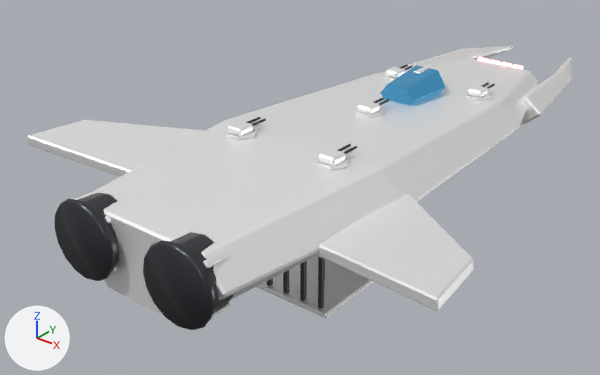
Two versions of the glTF model public/models/ships/gonchaya.glb, one commit apart.
Camera for both pictures: a 50 mm camera at (1.24, -1.94, 0.94) aimed at (-0.19, -0.16, -0.17). The lights are fixed; the arrows at lower left show +X, +Y and +Z. The picture after the commit comes second. Where no turn or scale is listed for an object, it has been applied to the vertices.

The scene before the commit, as lines of its bpy script (objects in view):
```python
me_кожух_дюзы = bpy.data.meshes.new('Кожух_дюзы')
me_кожух_дюзы.from_pydata(...)  # 80 vertices, 156 faces; spans x -1.0..1.0, y -0.65..0.65, z -1.0..1.0
me_кожух_дюзы.materials.append(mat_dark)  # dark grey #4b4d52
me_крыло = bpy.data.meshes.new('Крыло')
me_крыло.from_pydata(...)  # 24 vertices, 44 faces; spans x -0.17..0.17, y -0.213..0.213, z -0.035..0.035
me_крыло.materials.append(mat_hull2)  # white #ffffff
me_крыло_001 = bpy.data.meshes.new('Крыло.001')
me_крыло_001.from_pydata(...)  # 24 vertices, 44 faces; spans x -0.17..0.17, y -0.213..0.213, z -0.035..0.035
me_крыло_001.materials.append(mat_hull2)  # white #ffffff
ob_кожух_дюзы = bpy.data.objects.new('Кожух_дюзы', me_кожух_дюзы)
ob_кожух_дюзы.location = (0.15, -0.92, 0.02)
ob_кожух_дюзы.scale = (0.1, 0.1, 0.1)
ob_крыло = bpy.data.objects.new('Крыло', me_крыло)
ob_крыло.location = (0.467, -0.566, 0.051)
ob_крыло_001 = bpy.data.objects.new('Крыло.001', me_крыло_001)
ob_крыло_001.location = (-0.467, -0.566, 0.051)
# also in view: 'Жвало' at (0.2, 0.78, 0.0); 'Корпус' at (0.0, -0.1, -0.01); 'Жвало.001' at (-0.2, 0.78, 0.0); 'Рама_клетки' at (0.0, -0.3, -0.33); 'Кожух_дюзы.001' at (-0.15, -0.92, 0.02)
```
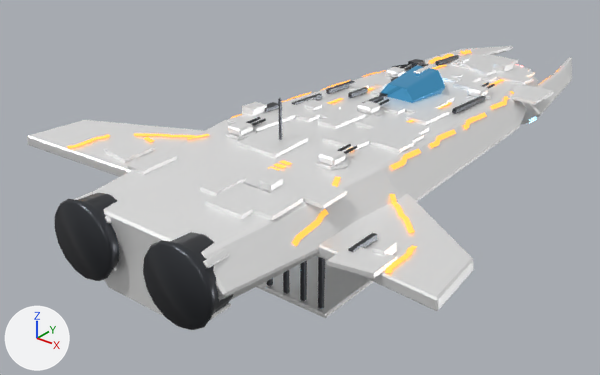
Not visible in the pictures: 'Решётки'.

Scene script edits in JSON lines:
```json
{"op": "add", "block": "mat_vent", "code": ["mat_vent = principled_material('vent')", "mat_vent.base_color = (0.05, 0.12, 0.2)  # dark blue #3f617c", "mat_vent.metallic = 0.3", "mat_vent.roughness = 0.3", "mat_vent.emission_color = (0.25, 0.65, 1.0)  # blue #89d3ff", "mat_vent.emission_strength = 4.0"]}
{"op": "add", "block": "mat_stripe", "code": ["mat_stripe = principled_material('stripe')", "mat_stripe.base_color = (1.0, 0.42, 0.08)  # orange #ffad50", "mat_stripe.metallic = 0.2", "mat_stripe.roughness = 0.45", "mat_stripe.emission_color = (1.0, 0.38, 0.05)  # orange #ffa63f", "mat_stripe.emission_strength = 1.2"]}
{"op": "add", "block": "me_механика", "code": ["me_механика = bpy.data.meshes.new('Механика')", "me_механика.from_pydata(...)  # 112 vertices, 168 faces; spans x -0.31..0.31, y -0.703..0.703, z -0.093..0.093", "me_механика.materials.append(mat_dark)  # dark grey #4b4d52"]}
{"op": "add", "block": "me_накладные_плиты", "code": ["me_накладные_плиты = bpy.data.meshes.new('Накладные_плиты')", "me_накладные_плиты.from_pydata(...)  # 384 vertices, 576 faces; spans x -0.46..0.46, y -0.81..0.81, z -0.05..0.05", "me_накладные_плиты.materials.append(mat_hull2)  # white #ffffff"]}
{"op": "add", "block": "me_решётки", "code": ["me_решётки = bpy.data.meshes.new('Решётки')", "me_решётки.from_pydata(...)  # 200 vertices, 100 faces; spans x -0.291..0.291, y -0.635..0.635, z -0.054..0.054", "me_решётки.materials.append(mat_vent)  # dark blue #3f617c, glowing blue #89d3ff"]}
{"op": "add", "block": "me_разметка", "code": ["me_разметка = bpy.data.meshes.new('Разметка')", "me_разметка.from_pydata(...)  # 968 vertices, 484 faces; spans x -0.51..0.51, y -0.81..0.81, z -0.05..0.05", "me_разметка.materials.append(mat_stripe)  # orange #ffad50, glowing orange #ffa63f"]}
{"op": "add", "block": "ob_механика", "code": ["ob_механика = bpy.data.objects.new('Механика', me_механика)", "ob_механика.location = (0.088, -0.008, 0.136)"]}
{"op": "add", "block": "ob_накладные_плиты", "code": ["ob_накладные_плиты = bpy.data.objects.new('Накладные_плиты', me_накладные_плиты)", "ob_накладные_плиты.location = (0.03, 0.015, 0.083)"]}
{"op": "add", "block": "ob_решётки", "code": ["ob_решётки = bpy.data.objects.new('Решётки', me_решётки)", "ob_решётки.location = (0.0, 0.107, 0.018)"]}
{"op": "add", "block": "ob_разметка", "code": ["ob_разметка = bpy.data.objects.new('Разметка', me_разметка)", "ob_разметка.location = (0.0, 0.064, 0.064)"]}
```

What differs and where, as boxes (x1, y1, x2, y2) in the pictures (600 x 375 px):
```json
{"object": "Накладные_плиты", "change": "added", "after": [104, 54, 554, 278]}
{"object": "Разметка", "change": "added", "after": [67, 50, 559, 273]}
{"object": "Механика", "change": "added", "after": [265, 55, 486, 252]}
```
